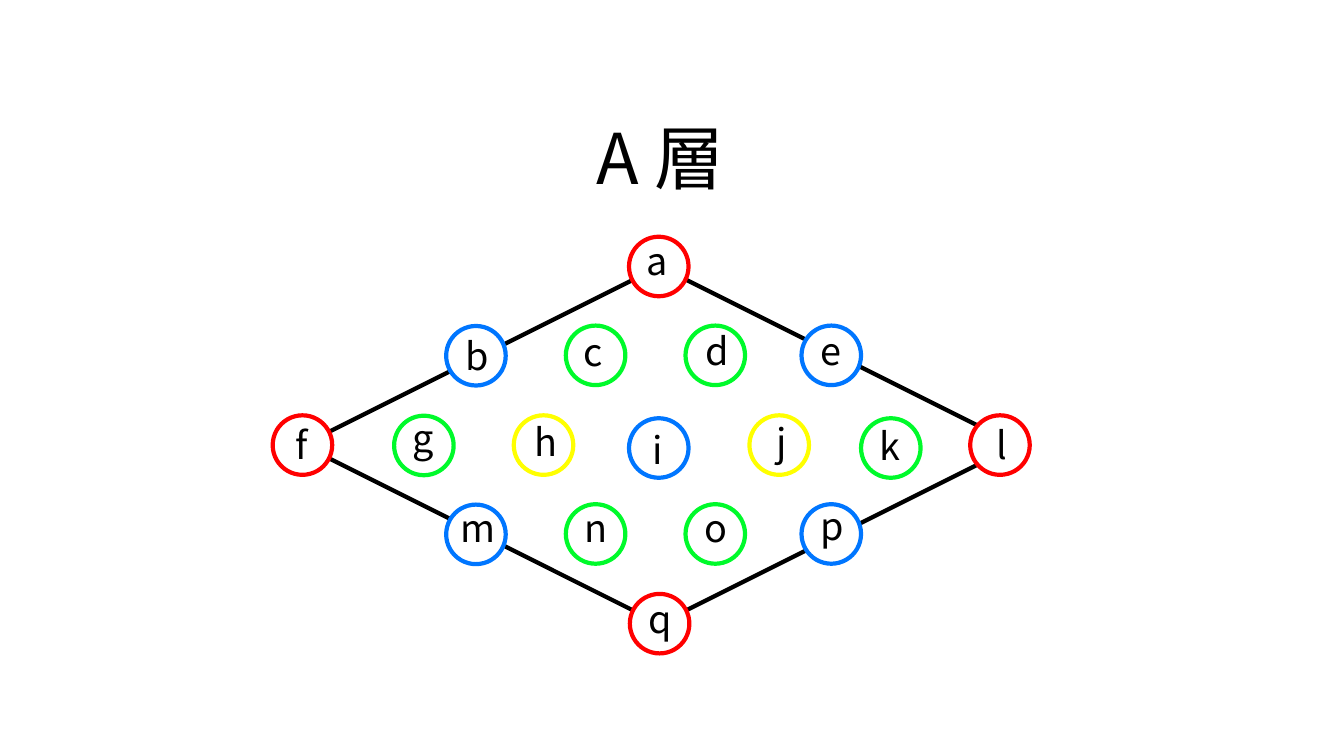
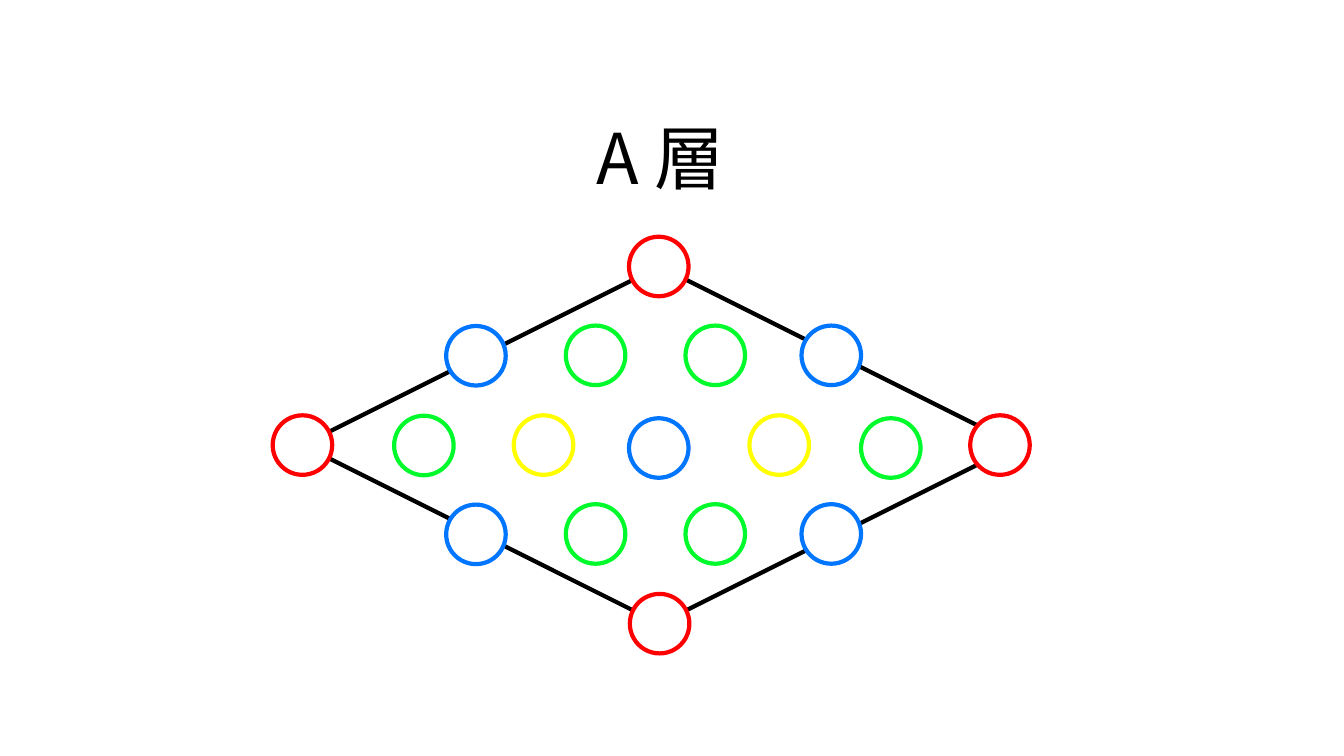
Before and after one commit to yasuki0/thesis-yamamoto, a slide deck: slide 10 of 論文.pptx. Drawn at 1344x756 pixels with LibreOffice and Linux fonts; fonts in the diff are those of the drawing. Boxes give left, top, right and bottom in pixels: in the first picture for what was removed or moved away, otherwise in the second. Text is boxed around its words. In the diff, an @@ line names an element or a change of style, - is before the commit and + after.

```diff
--- a/論文.pptx
+++ b/論文.pptx
@@ text removed at <box>647,237,668,276</box> @@
-a
@@ text removed at <box>583,327,602,367</box> @@
-c
@@ text removed at <box>705,327,728,366</box> @@
-d
@@ text removed at <box>821,327,842,366</box> @@
-e
@@ text removed at <box>465,340,488,371</box> @@
-b
@@ text removed at <box>413,414,434,462</box> @@
-g
@@ text removed at <box>535,417,558,456</box> @@
-h
@@ text removed at <box>777,418,787,465</box> @@
-j
@@ text removed at <box>296,428,308,459</box> @@
-f
@@ text removed at <box>653,434,663,464</box> @@
-i
@@ text removed at <box>880,422,901,460</box> @@
-k
@@ text removed at <box>996,429,1007,460</box> @@
-l
@@ text removed at <box>460,503,495,542</box> @@
-m
@@ text removed at <box>584,503,607,542</box> @@
-n
@@ text removed at <box>705,503,728,543</box> @@
-o
@@ text removed at <box>821,502,844,549</box> @@
-p
@@ text removed at <box>648,595,671,642</box> @@
-q
```
Also in this commit, not shown: 1 other slide changed, 1 slide added, 28 other files.
